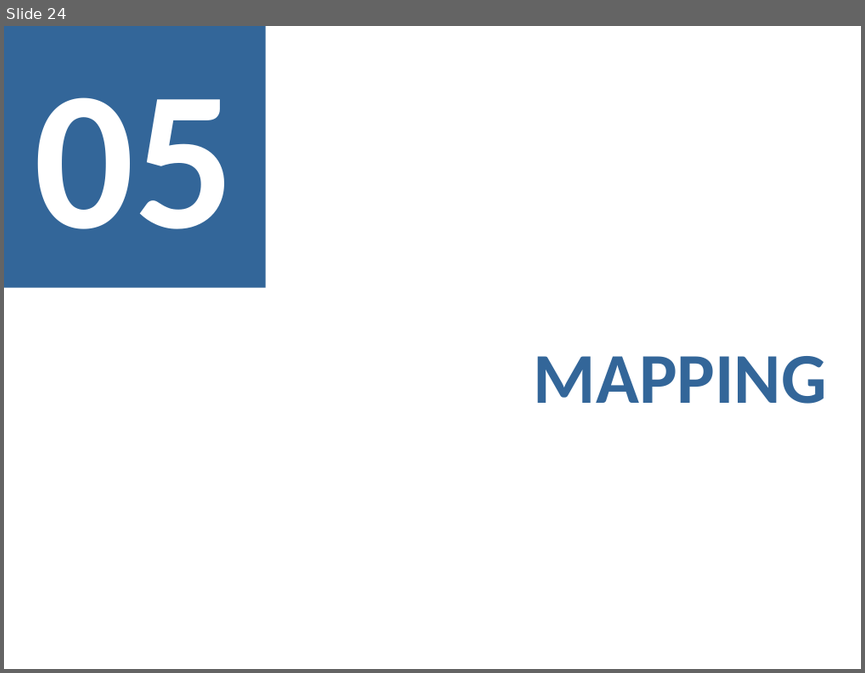
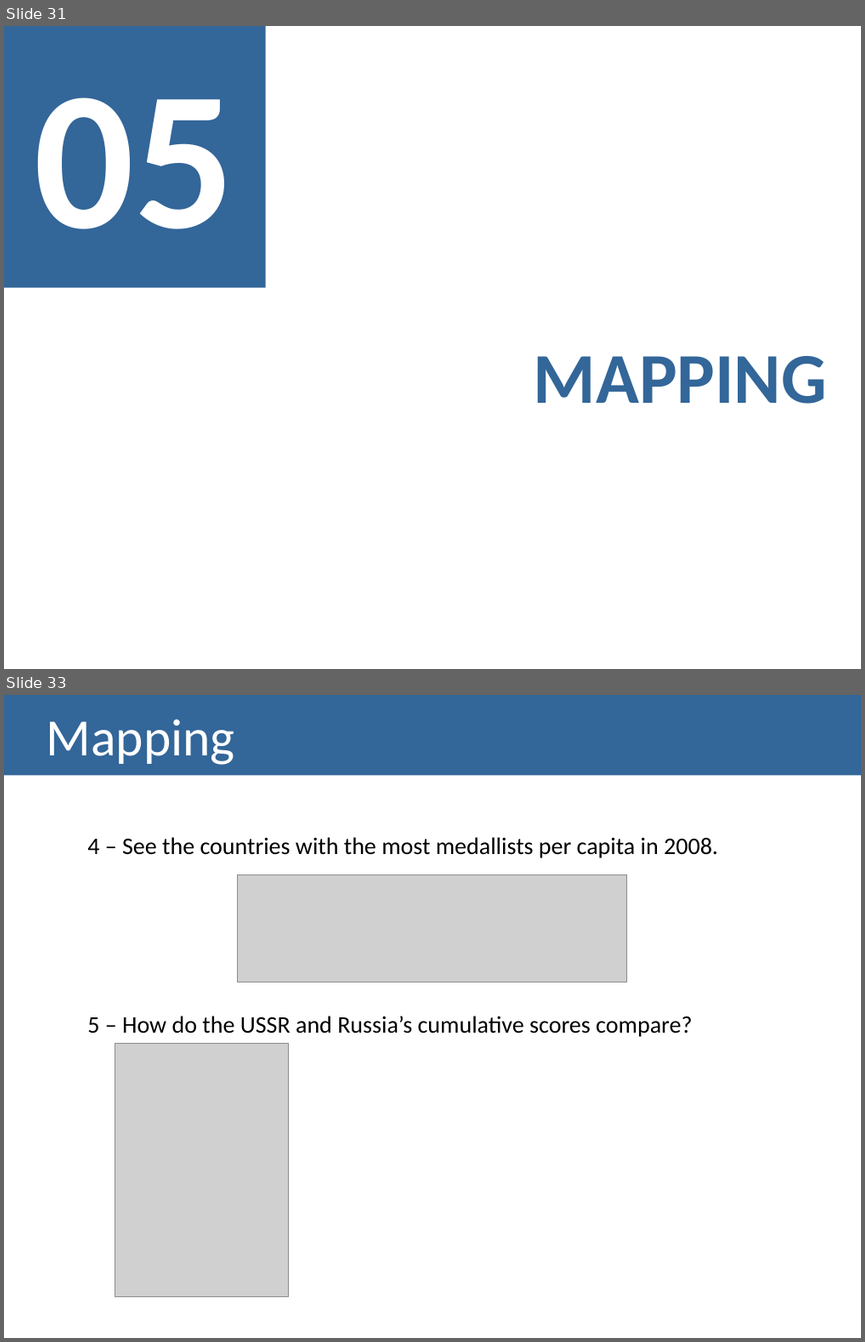
Before and after one commit to carboned4/V_I_2015_1, a slide deck: checkpoint2/G01A - Checkpoint2 Presentation.pptx. Shown one above the other, each under a label of ours: slide 24 before the commit, slides 31 and 33 after it; the slides between them are not shown. The pictures are 865x673 and 865x1342 pixels, drawn with LibreOffice and Linux fonts; fonts in the diff are those of the drawing; grey boxes stand for pictures. Boxes give left, top, right and bottom in pixels: in the first picture for what was removed or moved away, otherwise in the second. Text is boxed around its words. In the diff, an @@ line names an element or a change of style, - is before the commit and + after.

```diff
--- a/checkpoint2/G01A - Checkpoint2 Presentation.pptx
+++ b/checkpoint2/G01A - Checkpoint2 Presentation.pptx
@@ slide 33 added at (4,695,861,1338), background #FFFFFF @@
@@ title added at (4,695,861,776), fill #336699, 44 pt, text #FFFFFF @@
+Mapping
@@ text added at (87,837,718,1037), 20 pt, text #000000 @@
+      4 – See the countries with the most medallists per capita in 2008.
+      5 – How do the USSR and Russia’s cumulative scores compare?
@@ picture added at (238,875,627,982) @@
@@ picture added at (115,1043,289,1297) @@
@@ what was slide 24 is now slide 31 @@
```
Also in this commit, not shown: 2 slides changed, 8 other slides added, 1 slide removed.
